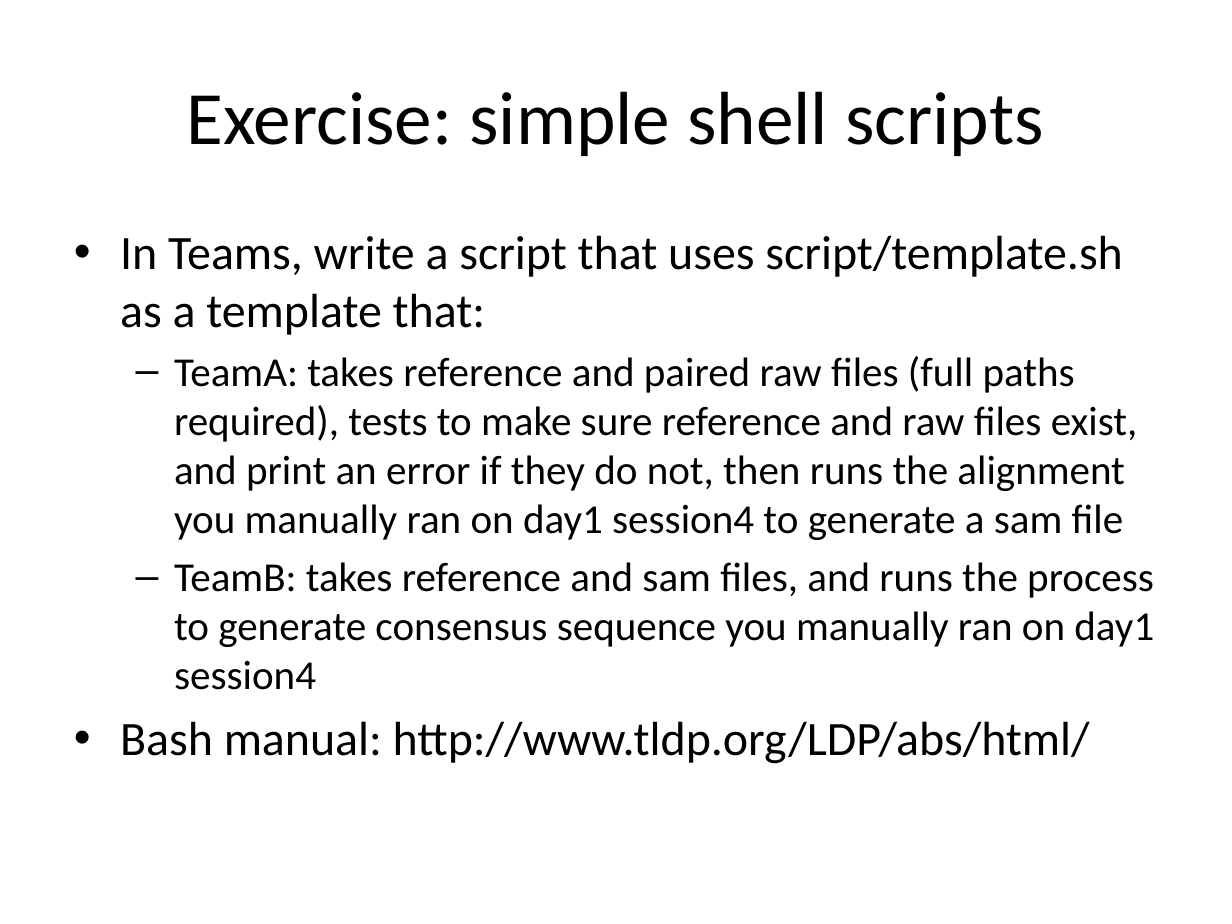
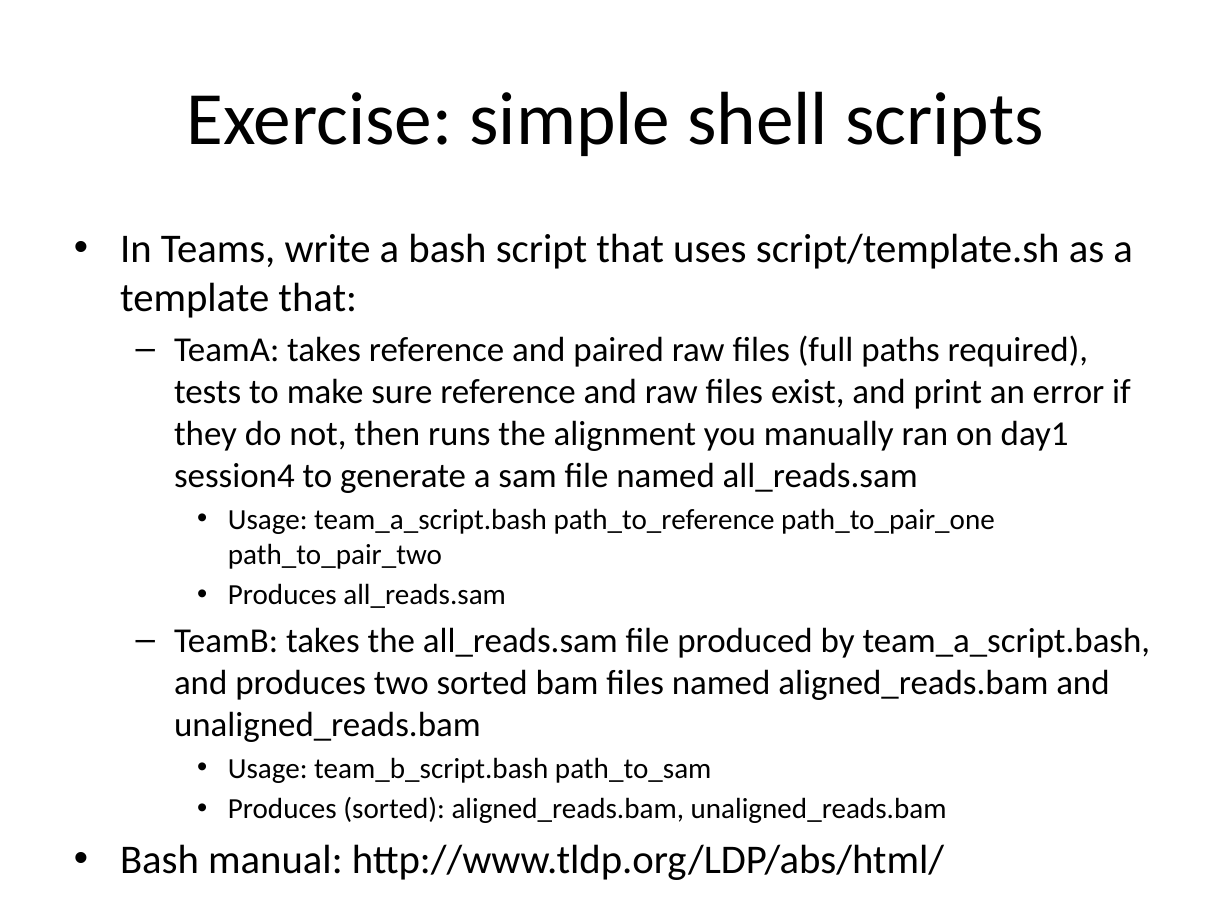
Before and after one commit to naturalis/arangs, a slide deck: slide 15 of doc/slides/day2/session1/CLIScripting.pptx. Drawn at 1232x924 pixels with LibreOffice and Linux fonts; fonts in the diff are those of the drawing. Boxes give left, top, right and bottom in pixels: in the first picture for what was removed or moved away, otherwise in the second. Text is boxed around its words. In the diff, an @@ line names an element or a change of style, - is before the commit and + after.

Commit message:
slight tweaks to exercies, and the template bash script

```diff
--- a/doc/slides/day2/session1/CLIScripting.pptx
+++ b/doc/slides/day2/session1/CLIScripting.pptx
@@ text "In Teams, write a bash ..." at [120, 233, 1151, 823]: size 28 to 23.8 pt in "Bash manual: http://www.tldp.org/LDP/abs/html/" @@
@@ text at [120, 233, 1151, 823]: text changed; size 24 to 20.4 pt @@
-• In Teams, write a script that uses script/template.sh as a template that:
-  – TeamA: takes reference and paired raw files (full paths required), tests to make sure reference and raw files exist, and print an error if they do not, then runs the alignment you manually ran on day1 session4 to generate a sam file
-  – TeamB: takes reference and sam files, and runs the process to generate consensus sequence you manually ran on day1 session4
+• In Teams, write a bash script that uses script/template.sh as a template that:
+  – TeamA: takes reference and paired raw files (full paths required), tests to make sure reference and raw files exist, and print an error if they do not, then runs the alignment you manually ran on day1 session4 to generate a sam file named all_reads.sam
+    • Usage: team_a_script.bash path_to_reference path_to_pair_one path_to_pair_two
+    • Produces all_reads.sam
+  – TeamB: takes the all_reads.sam file produced by team_a_script.bash, and produces two sorted bam files named aligned_reads.bam and unaligned_reads.bam
+    • Usage: team_b_script.bash path_to_sam
+    • Produces (sorted): aligned_reads.bam, unaligned_reads.bam
```
Also in this commit, not shown: 7 other slides changed, 4 other files.
